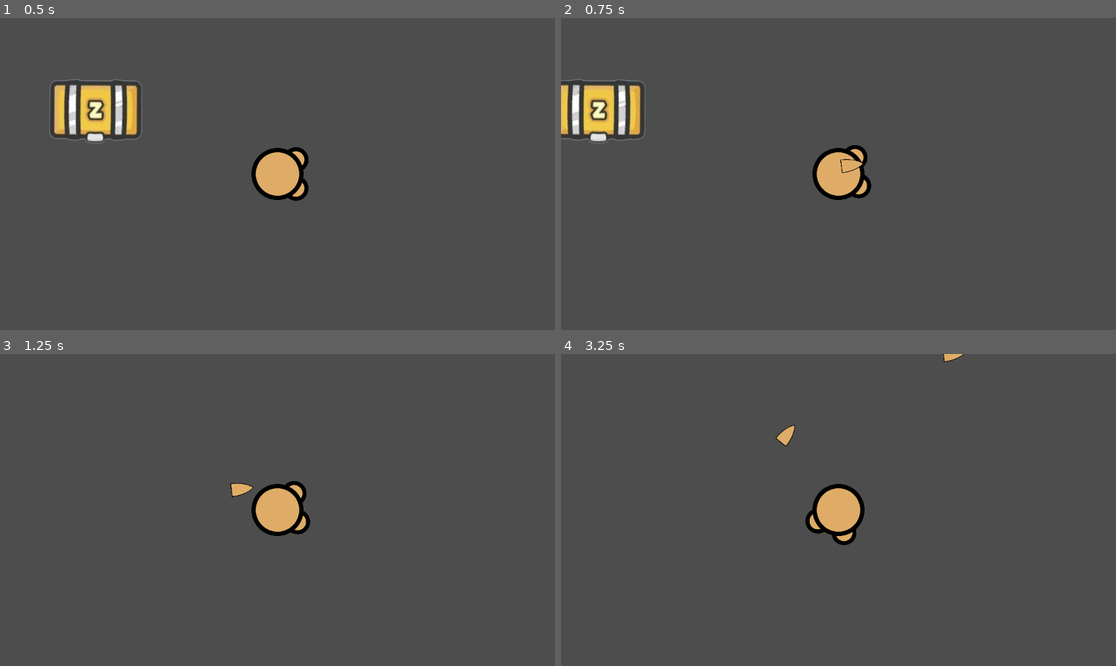
Above: before the commit, frames 1-4 (two rows, left to right).
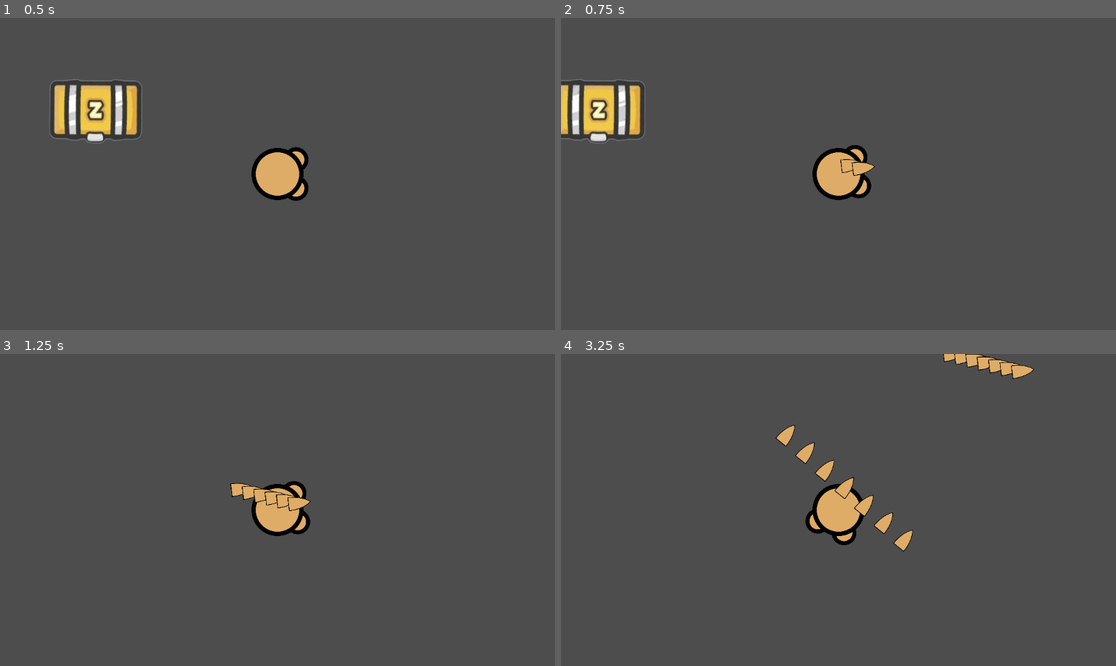
Above: after the commit, the same moments.

Repository: Tiffycake/Jank
Game: Godot game, scene res://Main Scene.tscn
Same seed, same stepped clock (60 frames per second), same inputs: the game is played once before the commit and once after it.
Inputs (mouse positions are in pixels of both pictures, inside the frame that each line leads up to):
- Up to frame 1 (0.5 s): no input
- Up to frame 2 (0.75 s): tap Enter at 0.5 s; move the mouse to (960, 158) at 0.52 s; press the mouse at (960, 158) at 0.53 s; hold D (right) from 0.53 s (still down)
- Up to frame 3 (1.25 s): keep holding D (right)
- Up to frame 4 (3.25 s): move the mouse to (727, 525) at 1.27 s; release D (right) at 1.28 s; release the mouse at (727, 525) at 1.28 s; hold S (down) 1.28-2.03 s; click (727, 525) at 1.35 s; move the mouse to (894, 441) at 2.02 s; press the mouse at (894, 441) at 2.03 s; hold D (right) 2.03-2.78 s; move the mouse to (810, 572) at 2.77 s; release the mouse at (810, 572) at 2.78 s; hold W (up) from 2.78 s (still down); click (810, 572) at 2.85 s

Frame 1 is identical in both runs. In frame 2, less than 0.1% of the frame differs, in the area x 52-57%, y 46-51%; in frame 3, 0.3%; in frame 4, 1.3%, in the area x 42-86%, y 0-64%.

Commit message:
more random studd

Diff:
--- a/scenes/player.tscn
+++ b/scenes/player.tscn
@@ -38,3 +38,4 @@
 script = ExtResource("4_dqkch")
 
 [node name="Timer" type="Timer" parent="Weapon"]
+wait_time = 0.1
--- a/scripts/player.gd
+++ b/scripts/player.gd
@@ -14,7 +14,7 @@
 		weapon.fire()
 
 
-func _physics_process(delta: float) -> void:
+func _physics_process(_delta: float) -> void:
 	get_input()
 	move_and_slide()
 
@@ -25,5 +25,5 @@
 
 
 # Called every frame. 'delta' is the elapsed time since the previous frame.
-func _process(delta: float) -> void:
+func _process(_delta: float) -> void:
 	pass
--- a/scripts/weapon.gd
+++ b/scripts/weapon.gd
@@ -2,8 +2,17 @@
 var bullet_path = preload("res://scenes/bullet.tscn")
 @onready var sprite_2d: Sprite2D = $"Sprite2D"
 @onready var player: CharacterBody2D = $".."
-@onready var timer: Timer = $"Timer"
+@onready var timer: Timer = $Timer
 @onready var bulletList: Node = Node.new()
+
+var atackSpeed := 10.0
+
+func _ready() -> void:
+	timer.wait_time = 1/atackSpeed
+	timer.one_shot = true
+	bulletList.name = "bulletList"
+	self.add_child(bulletList)
+	pass # Replace with function body.
 
 
 func fire():
@@ -17,13 +26,8 @@
 
 
 # Called when the node enters the scene tree for the first time.
-func _ready() -> void:
-	timer.one_shot = true
-	bulletList.name = "bulletList"
-	self.add_child(bulletList)
-	pass # Replace with function body.
 
 
 # Called every frame. 'delta' is the elapsed time since the previous frame.
-func _process(delta: float) -> void:
+func _process(_delta: float) -> void:
 	pass
